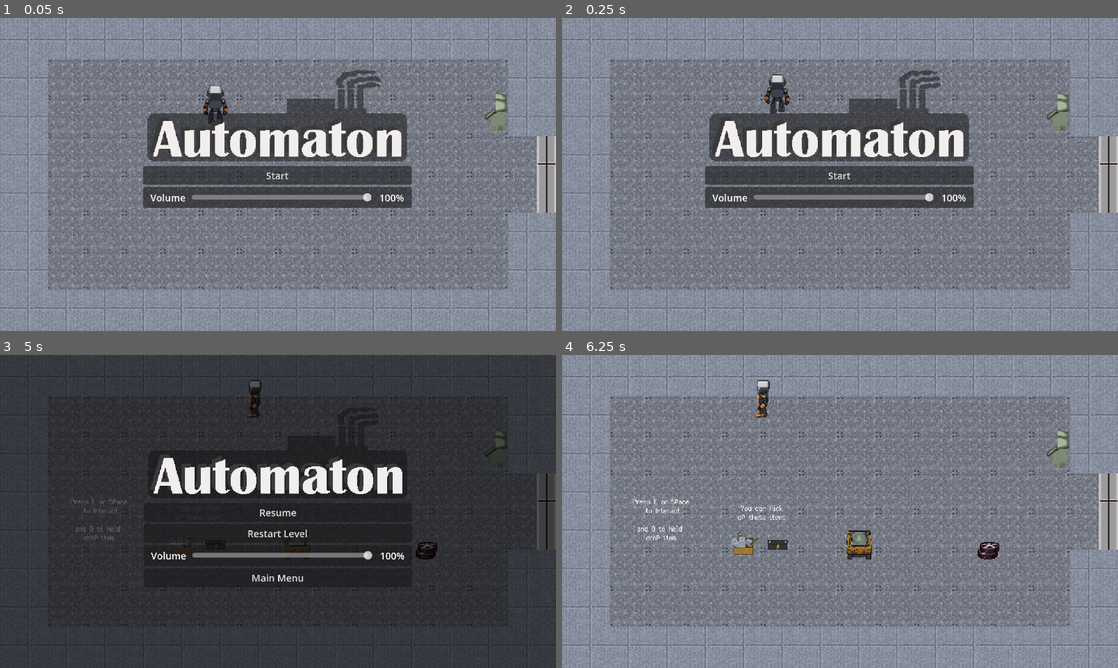
Above: before the commit, frames 1-4 (two rows, left to right).
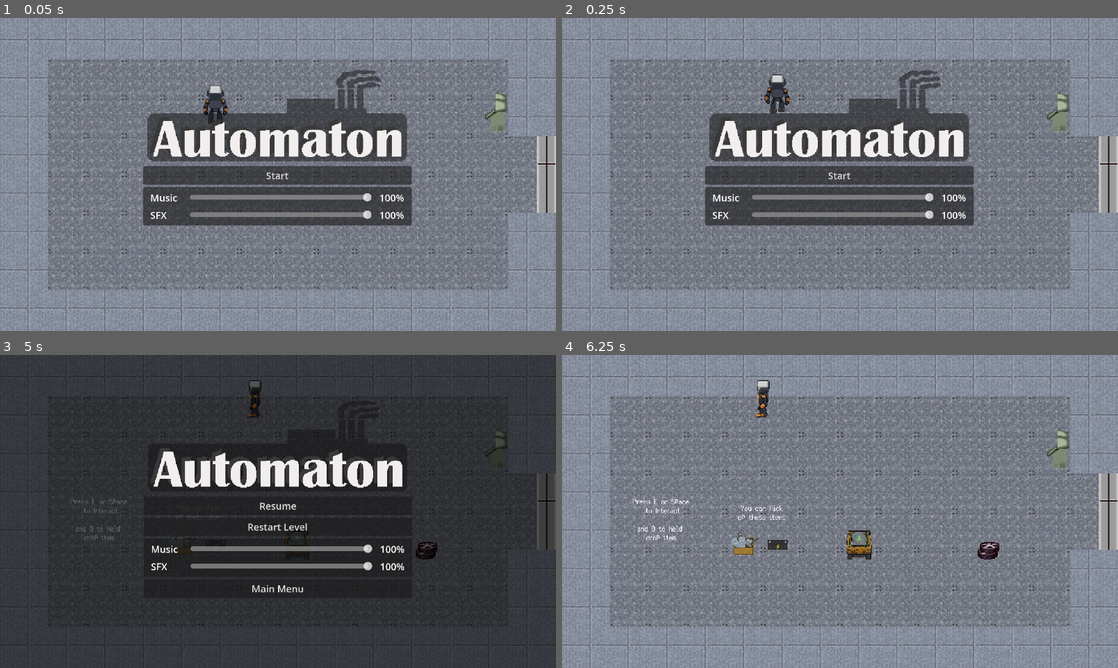
Above: after the commit, the same moments.

Repository: Wizxrdx/automaton
Game: Godot game, scene res://UI/main_menu.tscn
Same seed, same stepped clock (60 frames per second), same inputs: the game is played once before the commit and once after it. Sound files missing from this copy of the repository are replaced by a short silence.
Inputs (mouse positions are in pixels of both pictures, inside the frame that each line leads up to):
- Up to frame 1 (0.05 s): no input
- Up to frame 2 (0.25 s): no input
- Up to frame 3 (5 s): click "Start" at 0.5 s; tap Enter at 1.25 s; move the mouse to (194, 414) at 1.27 s; hold Right (ui_right) 1.28-2.03 s; tap Q (drop_item) at 1.35, 3.6 s; click (194, 414) at 1.42 s; tap E every 0.75 s from 2 to 4.25 s; move the mouse to (216, 545) at 2.02 s; hold Down (ui_down) 2.03-2.78 s; tap Space (interact) at 2.1, 4.35 s; click (216, 545) at 2.17 s; move the mouse to (183, 542) at 2.77 s; hold Right (ui_right) 2.78-3.53 s; tap R at 2.85 s; click (183, 542) at 2.92 s; move the mouse to (428, 549) at 3.52 s; hold Up (ui_up) 3.53-4.28 s; click (428, 549) at 3.67 s; move the mouse to (444, 558) at 4.27 s; hold Left (ui_left) from 4.28 s (still down); tap Escape (ui_cancel) at 4.9 s
- Up to frame 4 (6.25 s): release Left (ui_left) at 5 s; click "Resume" at 5 s; tap E at 5.75 s; move the mouse to (673, 464) at 5.77 s; hold Left (ui_left) from 5.78 s (still down); tap R at 5.85 s

The runs differ from the first frame. In frame 1, 2.3% of the frame differs, in the area x 25-75%, y 56-67%; in frame 2, 2.3%; in frame 3, 4.7%, in the area x 26-74%, y 14-77%; in frame 4, nothing differs.

Commit message:
Enable looping ambient music and add separate Music and SFX volume sliders

Diff:
--- a/Interactables/Door/east_door.tscn
+++ b/Interactables/Door/east_door.tscn
@@ -110,3 +110,4 @@
 [node name="AudioStreamPlayer2D" type="AudioStreamPlayer2D" parent="." unique_id=1257624440]
 stream = ExtResource("5_bf7ls")
 volume_db = -6.0
+bus = &"SFX"
--- a/Interactables/Door/north_door.tscn
+++ b/Interactables/Door/north_door.tscn
@@ -113,3 +113,4 @@
 [node name="AudioStreamPlayer2D" type="AudioStreamPlayer2D" parent="." unique_id=729453539]
 stream = ExtResource("5_175fq")
 volume_db = -6.0
+bus = &"SFX"
--- a/Interactables/Door/south_door.tscn
+++ b/Interactables/Door/south_door.tscn
@@ -112,3 +112,4 @@
 [node name="AudioStreamPlayer2D" type="AudioStreamPlayer2D" parent="." unique_id=322624022]
 stream = ExtResource("5_nh808")
 volume_db = -6.0
+bus = &"SFX"
--- a/Interactables/Door/west_door.tscn
+++ b/Interactables/Door/west_door.tscn
@@ -110,3 +110,4 @@
 [node name="AudioStreamPlayer2D" type="AudioStreamPlayer2D" parent="." unique_id=977343448]
 stream = ExtResource("5_wpy6s")
 volume_db = -6.0
+bus = &"SFX"
--- a/Interactables/machine.tscn
+++ b/Interactables/machine.tscn
@@ -32,7 +32,9 @@
 [node name="put_item" type="AudioStreamPlayer2D" parent="." unique_id=1785877683]
 stream = ExtResource("3_pnr1i")
 volume_db = -6.0
+bus = &"SFX"
 
 [node name="machine_revive" type="AudioStreamPlayer2D" parent="." unique_id=951230371]
 stream = ExtResource("4_jldv1")
 volume_db = -6.0
+bus = &"SFX"
--- a/Player/player.tscn
+++ b/Player/player.tscn
@@ -207,6 +207,7 @@
 [node name="walk" type="AudioStreamPlayer2D" parent="." unique_id=1494961280]
 stream = ExtResource("9_00tjw")
 volume_db = -0.6
+bus = &"SFX"
 
 [connection signal="area_entered" from="PickupArea" to="." method="_on_pickup_area_area_entered"]
 [connection signal="area_exited" from="PickupArea" to="." method="_on_pickup_area_area_exited"]
--- a/UI/main_menu.gd
+++ b/UI/main_menu.gd
@@ -1,13 +1,17 @@
 extends Control
 
 @onready var level = $LevelInstance
-@onready var volume_slider: HSlider = $VBoxContainer/VolumePanel/VolumeMargin/VolumeRow/VolumeSlider
-@onready var volume_value: Label = $VBoxContainer/VolumePanel/VolumeMargin/VolumeRow/VolumeValue
+@onready var music_slider: HSlider = $VBoxContainer/VolumePanel/VolumeMargin/VolumeVBox/MusicRow/MusicSlider
+@onready var music_value: Label = $VBoxContainer/VolumePanel/VolumeMargin/VolumeVBox/MusicRow/MusicValue
+@onready var sfx_slider: HSlider = $VBoxContainer/VolumePanel/VolumeMargin/VolumeVBox/SfxRow/SfxSlider
+@onready var sfx_value: Label = $VBoxContainer/VolumePanel/VolumeMargin/VolumeVBox/SfxRow/SfxValue
 
 func _ready():
 	Input.set_mouse_mode(Input.MOUSE_MODE_VISIBLE)
-	volume_slider.set_value_no_signal(LevelManager.master_volume)
-	volume_value.text = str(int(round(LevelManager.master_volume * 100.0))) + "%"
+	music_slider.set_value_no_signal(LevelManager.music_volume)
+	music_value.text = str(int(round(LevelManager.music_volume * 100.0))) + "%"
+	sfx_slider.set_value_no_signal(LevelManager.sfx_volume)
+	sfx_value.text = str(int(round(LevelManager.sfx_volume * 100.0))) + "%"
 
 	# Force the level into background mode
 	level.is_menu_background = true
@@ -51,7 +55,12 @@
 
 	self.queue_free()
 
-func _on_volume_slider_value_changed(value: float):
-	LevelManager.set_master_volume(value)
-	if volume_value:
-		volume_value.text = str(int(round(value * 100.0))) + "%"
+func _on_music_slider_value_changed(value: float):
+	LevelManager.set_music_volume(value)
+	if music_value:
+		music_value.text = str(int(round(value * 100.0))) + "%"
+
+func _on_sfx_slider_value_changed(value: float):
+	LevelManager.set_sfx_volume(value)
+	if sfx_value:
+		sfx_value.text = str(int(round(value * 100.0))) + "%"
--- a/UI/main_menu.tscn
+++ b/UI/main_menu.tscn
@@ -93,18 +93,21 @@
 theme_override_constants/margin_right = 12
 theme_override_constants/margin_bottom = 6
 
-[node name="VolumeRow" type="HBoxContainer" parent="VBoxContainer/VolumePanel/VolumeMargin" unique_id=449931170]
+[node name="VolumeVBox" type="VBoxContainer" parent="VBoxContainer/VolumePanel/VolumeMargin"]
+layout_mode = 2
+theme_override_constants/separation = 6
+
+[node name="MusicRow" type="HBoxContainer" parent="VBoxContainer/VolumePanel/VolumeMargin/VolumeVBox"]
 layout_mode = 2
 theme_override_constants/separation = 10
 alignment = 1
 
-[node name="VolumeLabel" type="Label" parent="VBoxContainer/VolumePanel/VolumeMargin/VolumeRow" unique_id=414674785]
+[node name="MusicLabel" type="Label" parent="VBoxContainer/VolumePanel/VolumeMargin/VolumeVBox/MusicRow"]
+custom_minimum_size = Vector2(56, 0)
 layout_mode = 2
-text = "Volume"
-horizontal_alignment = 3
-vertical_alignment = 3
+text = "Music"
 
-[node name="VolumeSlider" type="HSlider" parent="VBoxContainer/VolumePanel/VolumeMargin/VolumeRow" unique_id=1674170188]
+[node name="MusicSlider" type="HSlider" parent="VBoxContainer/VolumePanel/VolumeMargin/VolumeVBox/MusicRow"]
 layout_mode = 2
 size_flags_horizontal = 3
 size_flags_vertical = 4
@@ -112,7 +115,31 @@
 step = 0.05
 value = 1.0
 
-[node name="VolumeValue" type="Label" parent="VBoxContainer/VolumePanel/VolumeMargin/VolumeRow" unique_id=191702034]
+[node name="MusicValue" type="Label" parent="VBoxContainer/VolumePanel/VolumeMargin/VolumeVBox/MusicRow"]
+custom_minimum_size = Vector2(44, 0)
+layout_mode = 2
+text = "100%"
+horizontal_alignment = 2
+
+[node name="SfxRow" type="HBoxContainer" parent="VBoxContainer/VolumePanel/VolumeMargin/VolumeVBox"]
+layout_mode = 2
+theme_override_constants/separation = 10
+alignment = 1
+
+[node name="SfxLabel" type="Label" parent="VBoxContainer/VolumePanel/VolumeMargin/VolumeVBox/SfxRow"]
+custom_minimum_size = Vector2(56, 0)
+layout_mode = 2
+text = "SFX"
+
+[node name="SfxSlider" type="HSlider" parent="VBoxContainer/VolumePanel/VolumeMargin/VolumeVBox/SfxRow"]
+layout_mode = 2
+size_flags_horizontal = 3
+size_flags_vertical = 4
+max_value = 1.0
+step = 0.05
+value = 1.0
+
+[node name="SfxValue" type="Label" parent="VBoxContainer/VolumePanel/VolumeMargin/VolumeVBox/SfxRow"]
 custom_minimum_size = Vector2(44, 0)
 layout_mode = 2
 text = "100%"
@@ -134,4 +161,5 @@
 zoom = Vector2(0.345, 0.345)
 
 [connection signal="button_up" from="VBoxContainer/Button" to="." method="_on_start_button_pressed"]
-[connection signal="value_changed" from="VBoxContainer/VolumePanel/VolumeMargin/VolumeRow/VolumeSlider" to="." method="_on_volume_slider_value_changed"]
+[connection signal="value_changed" from="VBoxContainer/VolumePanel/VolumeMargin/VolumeVBox/MusicRow/MusicSlider" to="." method="_on_music_slider_value_changed"]
+[connection signal="value_changed" from="VBoxContainer/VolumePanel/VolumeMargin/VolumeVBox/SfxRow/SfxSlider" to="." method="_on_sfx_slider_value_changed"]
--- a/UI/pause_menu.gd
+++ b/UI/pause_menu.gd
@@ -1,7 +1,9 @@
 extends CanvasLayer
 
-@onready var volume_slider: HSlider = $Backdrop/MenuAnchor/VBoxContainer/VolumePanel/VolumeMargin/VolumeRow/VolumeSlider
-@onready var volume_value: Label = $Backdrop/MenuAnchor/VBoxContainer/VolumePanel/VolumeMargin/VolumeRow/VolumeValue
+@onready var music_slider: HSlider = $Backdrop/MenuAnchor/VBoxContainer/VolumePanel/VolumeMargin/VolumeVBox/MusicRow/MusicSlider
+@onready var music_value: Label = $Backdrop/MenuAnchor/VBoxContainer/VolumePanel/VolumeMargin/VolumeVBox/MusicRow/MusicValue
+@onready var sfx_slider: HSlider = $Backdrop/MenuAnchor/VBoxContainer/VolumePanel/VolumeMargin/VolumeVBox/SfxRow/SfxSlider
+@onready var sfx_value: Label = $Backdrop/MenuAnchor/VBoxContainer/VolumePanel/VolumeMargin/VolumeVBox/SfxRow/SfxValue
 
 func _ready():
 	process_mode = Node.PROCESS_MODE_ALWAYS
@@ -9,10 +11,14 @@
 	sync_volume_ui()
 
 func sync_volume_ui():
-	if volume_slider:
-		volume_slider.set_value_no_signal(LevelManager.master_volume)
-	if volume_value:
-		volume_value.text = str(int(round(LevelManager.master_volume * 100.0))) + "%"
+	if music_slider:
+		music_slider.set_value_no_signal(LevelManager.music_volume)
+	if music_value:
+		music_value.text = str(int(round(LevelManager.music_volume * 100.0))) + "%"
+	if sfx_slider:
+		sfx_slider.set_value_no_signal(LevelManager.sfx_volume)
+	if sfx_value:
+		sfx_value.text = str(int(round(LevelManager.sfx_volume * 100.0))) + "%"
 
 func open_menu():
 	sync_volume_ui()
@@ -33,10 +39,15 @@
 	get_tree().paused = false
 	LevelManager.restart_current_level()
 
-func _on_volume_slider_value_changed(value: float):
-	LevelManager.set_master_volume(value)
-	if volume_value:
-		volume_value.text = str(int(round(value * 100.0))) + "%"
+func _on_music_slider_value_changed(value: float):
+	LevelManager.set_music_volume(value)
+	if music_value:
+		music_value.text = str(int(round(value * 100.0))) + "%"
+
+func _on_sfx_slider_value_changed(value: float):
+	LevelManager.set_sfx_volume(value)
+	if sfx_value:
+		sfx_value.text = str(int(round(value * 100.0))) + "%"
 
 func _on_main_menu_button_pressed():
 	visible = false
--- a/UI/pause_menu.tscn
+++ b/UI/pause_menu.tscn
@@ -1,6 +1,6 @@
-[gd_scene format=3]
+[gd_scene format=3 uid="uid://dmc6yfjk58enp"]
 
-[ext_resource type="Script" path="res://UI/pause_menu.gd" id="1_script"]
+[ext_resource type="Script" uid="uid://c8ete2055eigh" path="res://UI/pause_menu.gd" id="1_script"]
 [ext_resource type="Texture2D" uid="uid://cohktqv675ns7" path="res://UI/logo.png" id="2_logo"]
 
 [sub_resource type="AtlasTexture" id="AtlasTexture_d8nwk"]
@@ -45,12 +45,12 @@
 &"play_ui": SubResource("Animation_4cwpn")
 }
 
-[node name="PauseMenu" type="CanvasLayer"]
+[node name="PauseMenu" type="CanvasLayer" unique_id=1033031630]
 process_mode = 3
 layer = 10
 script = ExtResource("1_script")
 
-[node name="Backdrop" type="ColorRect" parent="."]
+[node name="Backdrop" type="ColorRect" parent="." unique_id=185848551]
 anchors_preset = 15
 anchor_right = 1.0
 anchor_bottom = 1.0
@@ -58,7 +58,7 @@
 grow_vertical = 2
 color = Color(0, 0, 0, 0.6)
 
-[node name="MenuAnchor" type="Control" parent="Backdrop"]
+[node name="MenuAnchor" type="Control" parent="Backdrop" unique_id=196679861]
 layout_mode = 1
 anchors_preset = 8
 anchor_left = 0.5
@@ -69,7 +69,7 @@
 grow_vertical = 2
 scale = Vector2(0.345, 0.345)
 
-[node name="VBoxContainer" type="VBoxContainer" parent="Backdrop/MenuAnchor"]
+[node name="VBoxContainer" type="VBoxContainer" parent="Backdrop/MenuAnchor" unique_id=1622686057]
 layout_mode = 1
 anchors_preset = 8
 anchor_left = 0.5
@@ -83,42 +83,47 @@
 grow_horizontal = 2
 grow_vertical = 2
 
-[node name="TextureRect" type="TextureRect" parent="Backdrop/MenuAnchor/VBoxContainer"]
+[node name="TextureRect" type="TextureRect" parent="Backdrop/MenuAnchor/VBoxContainer" unique_id=781314242]
 layout_mode = 2
 texture = SubResource("AtlasTexture_d8nwk")
 
-[node name="AnimationPlayer" type="AnimationPlayer" parent="Backdrop/MenuAnchor/VBoxContainer/TextureRect"]
+[node name="AnimationPlayer" type="AnimationPlayer" parent="Backdrop/MenuAnchor/VBoxContainer/TextureRect" unique_id=1124935452]
 libraries/ = SubResource("AnimationLibrary_f40uw")
 autoplay = &"play_ui"
 
-[node name="ResumeButton" type="Button" parent="Backdrop/MenuAnchor/VBoxContainer"]
+[node name="ResumeButton" type="Button" parent="Backdrop/MenuAnchor/VBoxContainer" unique_id=981618736]
 layout_mode = 2
 text = "Resume"
 
-[node name="RestartButton" type="Button" parent="Backdrop/MenuAnchor/VBoxContainer"]
+[node name="RestartButton" type="Button" parent="Backdrop/MenuAnchor/VBoxContainer" unique_id=1578159729]
 layout_mode = 2
 text = "Restart Level"
 
-[node name="VolumePanel" type="PanelContainer" parent="Backdrop/MenuAnchor/VBoxContainer"]
+[node name="VolumePanel" type="PanelContainer" parent="Backdrop/MenuAnchor/VBoxContainer" unique_id=1417846065]
 layout_mode = 2
 
-[node name="VolumeMargin" type="MarginContainer" parent="Backdrop/MenuAnchor/VBoxContainer/VolumePanel"]
+[node name="VolumeMargin" type="MarginContainer" parent="Backdrop/MenuAnchor/VBoxContainer/VolumePanel" unique_id=197500037]
 layout_mode = 2
 theme_override_constants/margin_left = 12
 theme_override_constants/margin_top = 6
 theme_override_constants/margin_right = 12
 theme_override_constants/margin_bottom = 6
 
-[node name="VolumeRow" type="HBoxContainer" parent="Backdrop/MenuAnchor/VBoxContainer/VolumePanel/VolumeMargin"]
+[node name="VolumeVBox" type="VBoxContainer" parent="Backdrop/MenuAnchor/VBoxContainer/VolumePanel/VolumeMargin"]
+layout_mode = 2
+theme_override_constants/separation = 6
+
+[node name="MusicRow" type="HBoxContainer" parent="Backdrop/MenuAnchor/VBoxContainer/VolumePanel/VolumeMargin/VolumeVBox"]
 layout_mode = 2
 theme_override_constants/separation = 10
 alignment = 1
 
-[node name="VolumeLabel" type="Label" parent="Backdrop/MenuAnchor/VBoxContainer/VolumePanel/VolumeMargin/VolumeRow"]
+[node name="MusicLabel" type="Label" parent="Backdrop/MenuAnchor/VBoxContainer/VolumePanel/VolumeMargin/VolumeVBox/MusicRow"]
+custom_minimum_size = Vector2(56, 0)
 layout_mode = 2
-text = "Volume"
+text = "Music"
 
-[node name="VolumeSlider" type="HSlider" parent="Backdrop/MenuAnchor/VBoxContainer/VolumePanel/VolumeMargin/VolumeRow"]
+[node name="MusicSlider" type="HSlider" parent="Backdrop/MenuAnchor/VBoxContainer/VolumePanel/VolumeMargin/VolumeVBox/MusicRow"]
 layout_mode = 2
 size_flags_horizontal = 3
 size_flags_vertical = 4
@@ -126,17 +131,42 @@
 step = 0.05
 value = 1.0
 
-[node name="VolumeValue" type="Label" parent="Backdrop/MenuAnchor/VBoxContainer/VolumePanel/VolumeMargin/VolumeRow"]
+[node name="MusicValue" type="Label" parent="Backdrop/MenuAnchor/VBoxContainer/VolumePanel/VolumeMargin/VolumeVBox/MusicRow"]
 custom_minimum_size = Vector2(44, 0)
 layout_mode = 2
 text = "100%"
 horizontal_alignment = 2
 
-[node name="MainMenuButton" type="Button" parent="Backdrop/MenuAnchor/VBoxContainer"]
+[node name="SfxRow" type="HBoxContainer" parent="Backdrop/MenuAnchor/VBoxContainer/VolumePanel/VolumeMargin/VolumeVBox"]
+layout_mode = 2
+theme_override_constants/separation = 10
+alignment = 1
+
+[node name="SfxLabel" type="Label" parent="Backdrop/MenuAnchor/VBoxContainer/VolumePanel/VolumeMargin/VolumeVBox/SfxRow"]
+custom_minimum_size = Vector2(56, 0)
+layout_mode = 2
+text = "SFX"
+
+[node name="SfxSlider" type="HSlider" parent="Backdrop/MenuAnchor/VBoxContainer/VolumePanel/VolumeMargin/VolumeVBox/SfxRow"]
+layout_mode = 2
+size_flags_horizontal = 3
+size_flags_vertical = 4
+max_value = 1.0
+step = 0.05
+value = 1.0
+
+[node name="SfxValue" type="Label" parent="Backdrop/MenuAnchor/VBoxContainer/VolumePanel/VolumeMargin/VolumeVBox/SfxRow"]
+custom_minimum_size = Vector2(44, 0)
+layout_mode = 2
+text = "100%"
+horizontal_alignment = 2
+
+[node name="MainMenuButton" type="Button" parent="Backdrop/MenuAnchor/VBoxContainer" unique_id=2102579436]
 layout_mode = 2
 text = "Main Menu"
 
 [connection signal="button_up" from="Backdrop/MenuAnchor/VBoxContainer/ResumeButton" to="." method="_on_resume_button_pressed"]
 [connection signal="button_up" from="Backdrop/MenuAnchor/VBoxContainer/RestartButton" to="." method="_on_restart_button_pressed"]
-[connection signal="value_changed" from="Backdrop/MenuAnchor/VBoxContainer/VolumePanel/VolumeMargin/VolumeRow/VolumeSlider" to="." method="_on_volume_slider_value_changed"]
+[connection signal="value_changed" from="Backdrop/MenuAnchor/VBoxContainer/VolumePanel/VolumeMargin/VolumeVBox/MusicRow/MusicSlider" to="." method="_on_music_slider_value_changed"]
+[connection signal="value_changed" from="Backdrop/MenuAnchor/VBoxContainer/VolumePanel/VolumeMargin/VolumeVBox/SfxRow/SfxSlider" to="." method="_on_sfx_slider_value_changed"]
 [connection signal="button_up" from="Backdrop/MenuAnchor/VBoxContainer/MainMenuButton" to="." method="_on_main_menu_button_pressed"]
--- a/Units/Enemy/Cleaner.tscn
+++ b/Units/Enemy/Cleaner.tscn
@@ -162,6 +162,7 @@
 [node name="walk" type="AudioStreamPlayer2D" parent="." unique_id=1869271836]
 stream = ExtResource("4_6gyt8")
 volume_db = 0.6
+bus = &"SFX"
 
 [connection signal="mouse_entered" from="." to="." method="_on_mouse_entered"]
 [connection signal="mouse_exited" from="." to="." method="_on_mouse_exited"]
--- a/Units/Friendly/AGV/AGV.tscn
+++ b/Units/Friendly/AGV/AGV.tscn
@@ -245,3 +245,4 @@
 [node name="walk" type="AudioStreamPlayer2D" parent="." unique_id=1922972422]
 stream = ExtResource("5_r1q7p")
 volume_db = -10.0
+bus = &"SFX"
--- a/Units/Friendly/RoboticArm/RoboticArm.tscn
+++ b/Units/Friendly/RoboticArm/RoboticArm.tscn
@@ -272,3 +272,4 @@
 [node name="walk" type="AudioStreamPlayer2D" parent="." unique_id=1283905197]
 stream = ExtResource("5_kpd6q")
 volume_db = -10.0
+bus = &"SFX"
--- a/World/BackgroundAmbientMusic.gd
+++ b/World/BackgroundAmbientMusic.gd
@@ -3,13 +3,13 @@
 var bg_music: AudioStreamPlayer
 
 func _ready():
+	process_mode = Node.PROCESS_MODE_ALWAYS
 	bg_music = AudioStreamPlayer.new()
 	add_child(bg_music)
 
 	# Load your file here
 	bg_music.stream = load("res://World/Assets/ambient.wav")
+	bg_music.bus = &"Music"
 	bg_music.volume_db = -18.0
-	bg_music.autoplay = true
-
-	# Ensure the import settings for the file have 'Loop' enabled!
+	bg_music.finished.connect(bg_music.play)
 	bg_music.play()
--- a/World/LevelManager.gd
+++ b/World/LevelManager.gd
@@ -9,30 +9,59 @@
 var caught_canvas: CanvasLayer = null
 var pause_menu: CanvasLayer = null
 var is_caught: bool = false
-var master_volume: float = 1.0
+var music_volume: float = 1.0
+var sfx_volume: float = 1.0
 
 func _ready():
 	process_mode = Node.PROCESS_MODE_ALWAYS
+	_ensure_audio_buses()
 	_load_settings()
-	set_master_volume(master_volume, false)
+	set_music_volume(music_volume, false)
+	set_sfx_volume(sfx_volume, false)
 	pause_menu = PAUSE_MENU_SCENE.instantiate()
 	add_child(pause_menu)
+
+func _ensure_audio_buses():
+	if AudioServer.get_bus_index("Music") == -1:
+		var idx = AudioServer.bus_count
+		AudioServer.add_bus(idx)
+		AudioServer.set_bus_name(idx, "Music")
+		AudioServer.set_bus_send(idx, "Master")
+	if AudioServer.get_bus_index("SFX") == -1:
+		var idx = AudioServer.bus_count
+		AudioServer.add_bus(idx)
+		AudioServer.set_bus_name(idx, "SFX")
+		AudioServer.set_bus_send(idx, "Master")
 
 func _load_settings():
 	var cfg = ConfigFile.new()
 	if cfg.load(SETTINGS_PATH) == OK:
-		master_volume = clamp(float(cfg.get_value("audio", "master_volume", 1.0)), 0.0, 1.0)
-
-func set_master_volume(value: float, save: bool = true):
-	master_volume = clamp(value, 0.0, 1.0)
-	var bus_idx = AudioServer.get_bus_index("Master")
+		music_volume = clamp(float(cfg.get_value("audio", "music_volume", 1.0)), 0.0, 1.0)
+		sfx_volume = clamp(float(cfg.get_value("audio", "sfx_volume", 1.0)), 0.0, 1.0)
+
+func _save_settings():
+	var cfg = ConfigFile.new()
+	cfg.set_value("audio", "music_volume", music_volume)
+	cfg.set_value("audio", "sfx_volume", sfx_volume)
+	cfg.save(SETTINGS_PATH)
+
+func _apply_bus_volume(bus_name: String, value: float):
+	var bus_idx = AudioServer.get_bus_index(bus_name)
 	if bus_idx >= 0:
-		AudioServer.set_bus_mute(bus_idx, master_volume <= 0.001)
-		AudioServer.set_bus_volume_db(bus_idx, linear_to_db(max(master_volume, 0.0001)))
+		AudioServer.set_bus_mute(bus_idx, value <= 0.001)
+		AudioServer.set_bus_volume_db(bus_idx, linear_to_db(max(value, 0.0001)))
+
+func set_music_volume(value: float, save: bool = true):
+	music_volume = clamp(value, 0.0, 1.0)
+	_apply_bus_volume("Music", music_volume)
 	if save:
-		var cfg = ConfigFile.new()
-		cfg.set_value("audio", "master_volume", master_volume)
-		cfg.save(SETTINGS_PATH)
+		_save_settings()
+
+func set_sfx_volume(value: float, save: bool = true):
+	sfx_volume = clamp(value, 0.0, 1.0)
+	_apply_bus_volume("SFX", sfx_volume)
+	if save:
+		_save_settings()
 
 func return_to_main_menu():
 	get_tree().paused = false
--- /dev/null
+++ b/default_bus_layout.tres
@@ -0,0 +1,15 @@
+[gd_resource type="AudioBusLayout" format=3]
+
+[resource]
+bus/1/name = &"Music"
+bus/1/solo = false
+bus/1/mute = false
+bus/1/bypass_fx = false
+bus/1/volume_db = 0.0
+bus/1/send = &"Master"
+bus/2/name = &"SFX"
+bus/2/solo = false
+bus/2/mute = false
+bus/2/bypass_fx = false
+bus/2/volume_db = 0.0
+bus/2/send = &"Master"
--- a/project.godot
+++ b/project.godot
@@ -25,6 +25,7 @@
 RobotManager="*uid://cobem8k0c61mr"
 ItemManager="*uid://bhar0svosxsci"
 LevelManager="*uid://cvy0nobqqdgf1"
+BackgroundAmbientMusic="*uid://b2qlfi7kgq47d"
 
 [display]
 
